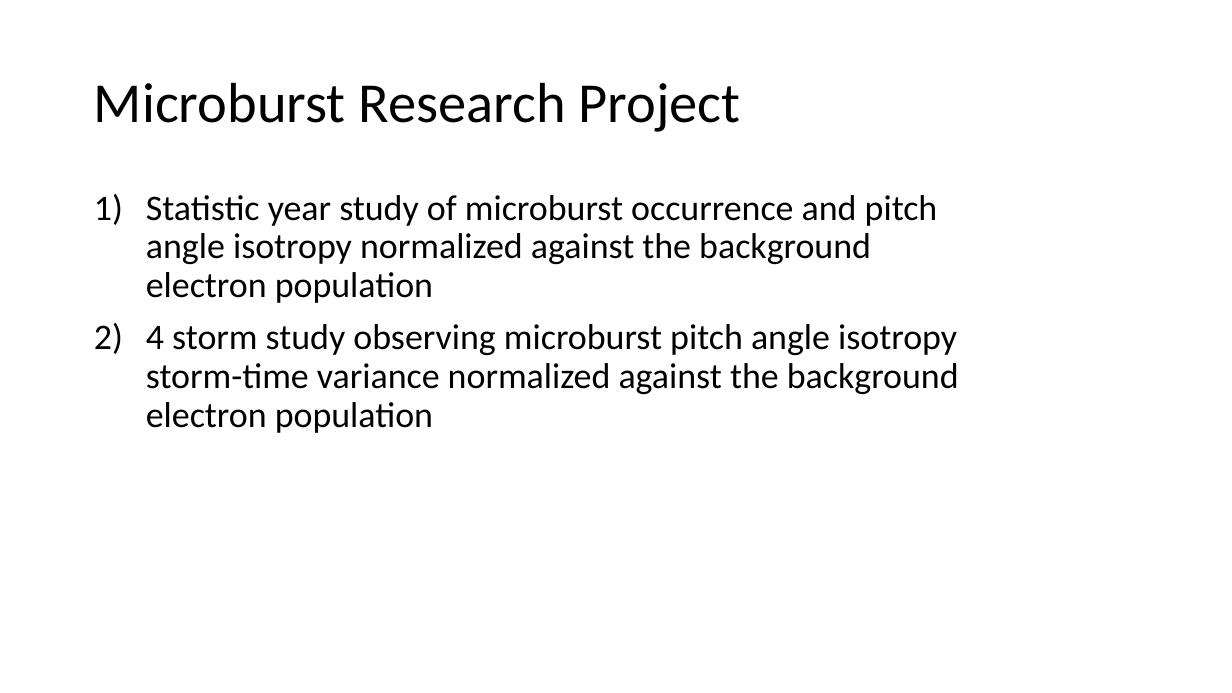
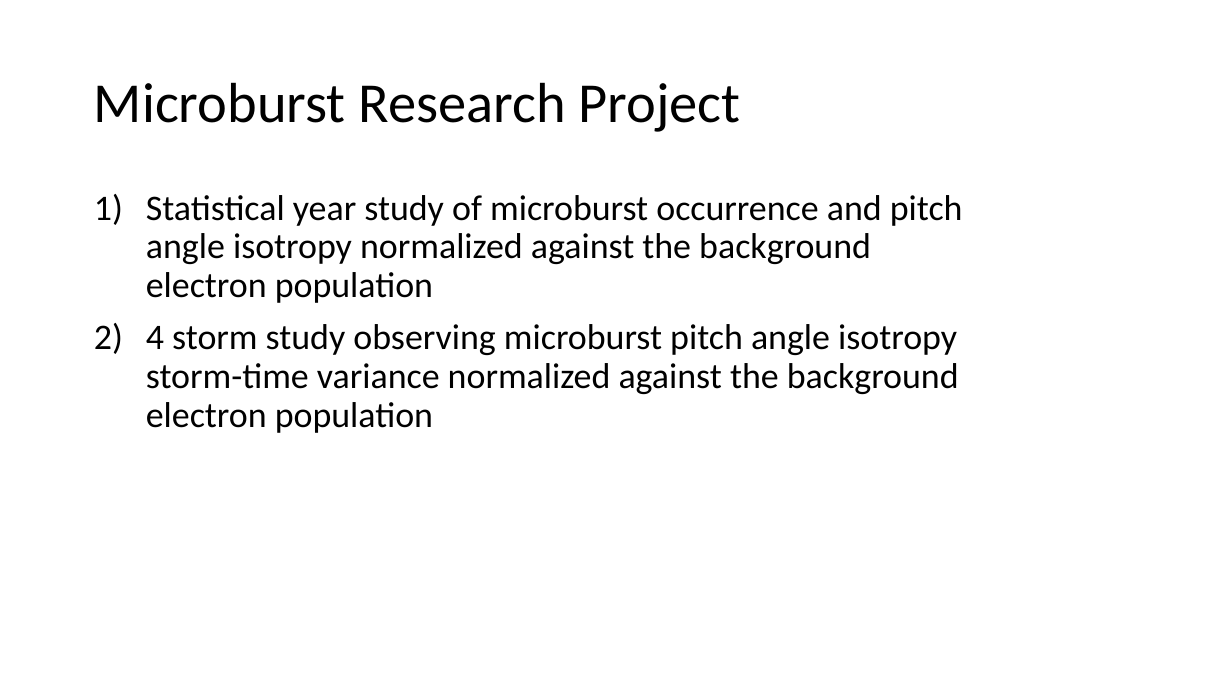
Before and after one commit to conradmr98/lasp-microburst-research, a slide deck: slide 5 of sampexlib/Concept Summaries/LASP Research Summary.pptx. Drawn at 1232x693 pixels with LibreOffice and Linux fonts; fonts in the diff are those of the drawing. Boxes give left, top, right and bottom in pixels: in the first picture for what was removed or moved away, otherwise in the second. Text is boxed around its words. In the diff, an @@ line names an element or a change of style, - is before the commit and + after.

```diff
--- a/sampexlib/Concept Summaries/LASP Research Summary.pptx
+++ b/sampexlib/Concept Summaries/LASP Research Summary.pptx
@@ text at box(146, 195, 963, 303): text changed @@
-1) Statistic year study of microburst occurrence and pitch angle isotropy normalized against the background electron population
+1) Statistical year study of microburst occurrence and pitch angle isotropy normalized against the background electron population
```
Also in this commit, not shown: 2 other slides changed, 11 other files.
